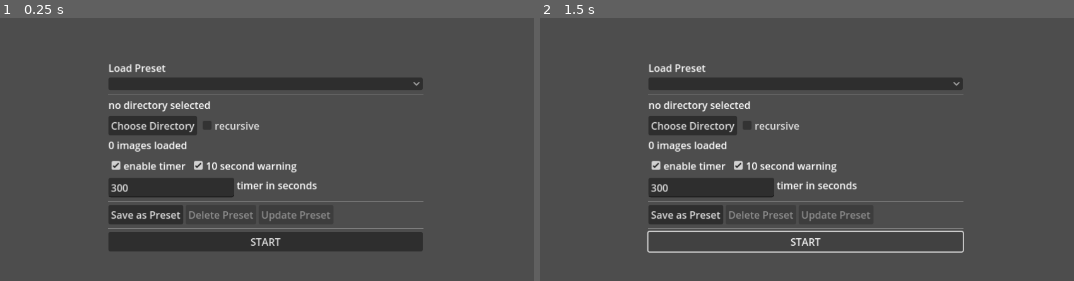
Above: before the commit, frames 1-2 (left to right).
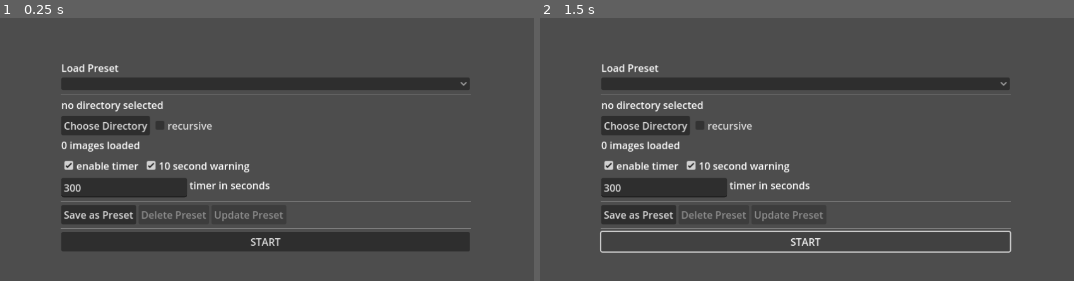
Above: after the commit, the same moments.

Repository: davidbragg/timedsketches
Game: Godot game, scene res://session/session.tscn
The game is run twice, just before and just after one commit, with the same random seed, the same clock (stepped at 60 frames per second) and the same inputs.
Inputs:
- Up to frame 1 (0.25 s): no input
- Up to frame 2 (1.5 s): click "START" at 0.5 s; click "START" at 1.25 s

The runs differ from the first frame. In frame 1, 8.6% of the frame differs, in the area x 11-89%, y 17-89%; in frame 2, 7.7%.

Commit message:
fix timer alert bug and minor ui change

Diff:
--- a/session/session.tscn
+++ b/session/session.tscn
@@ -48,7 +48,7 @@
 
 [node name="DirLabel" type="RichTextLabel" parent="VBoxContainer"]
 clip_contents = false
-custom_minimum_size = Vector2(500, 25)
+custom_minimum_size = Vector2(650, 25)
 layout_mode = 2
 size_flags_vertical = 6
 text = "no directory selected
--- a/sketch/sketch.gd
+++ b/sketch/sketch.gd
@@ -29,7 +29,7 @@
 		var formatted_time = "%02d" % [hours] + ":" + "%02d" % [minutes] + ":" + "%02d" % [seconds]
 		%TimerText.text = formatted_time
 		# play 10 second warning sound
-		if !warning_triggered && seconds == 10:
+		if !warning_triggered && hours == 0 && minutes == 0 && seconds == 10:
 			$'../WarningTone'.play()
 			warning_triggered = true
 
